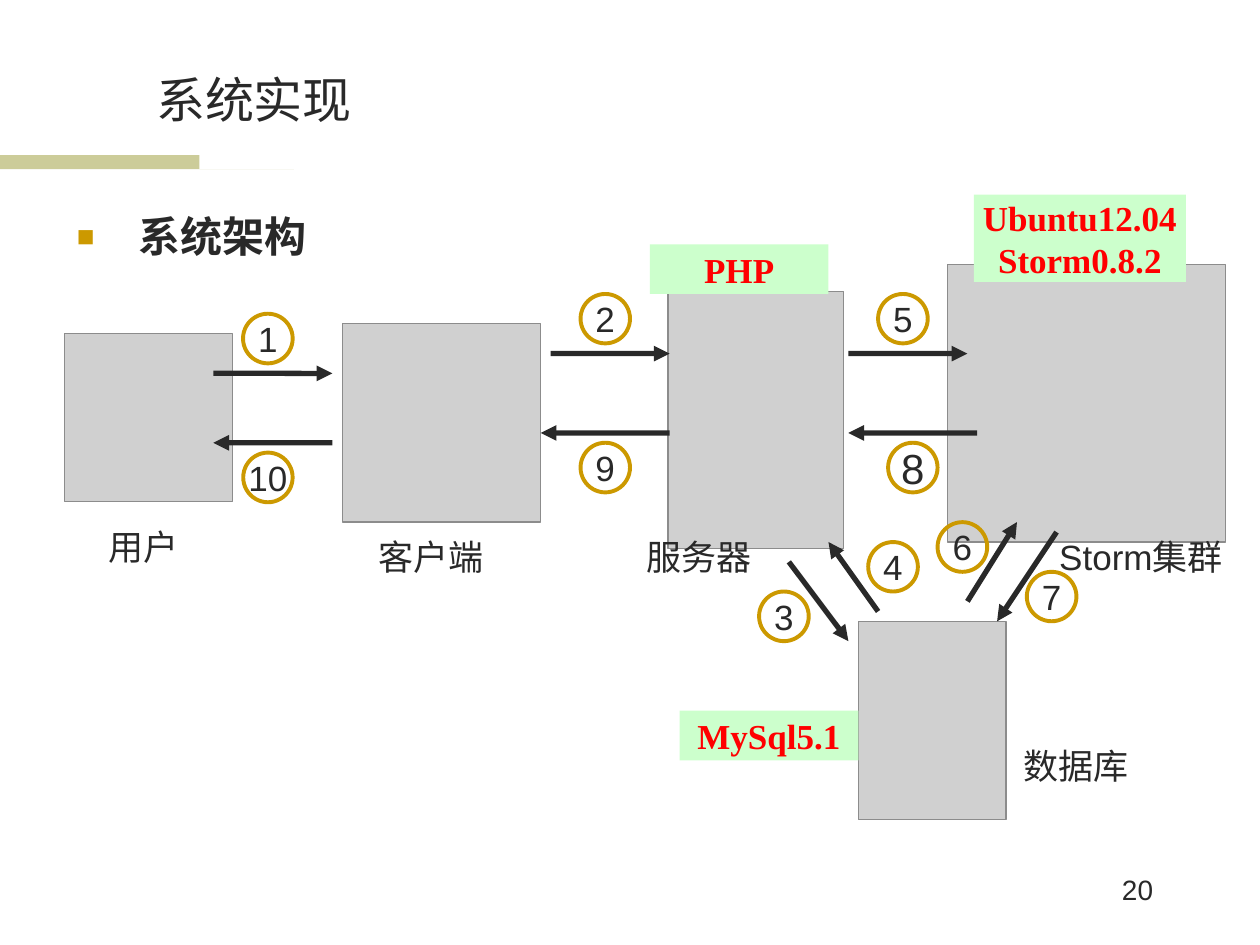
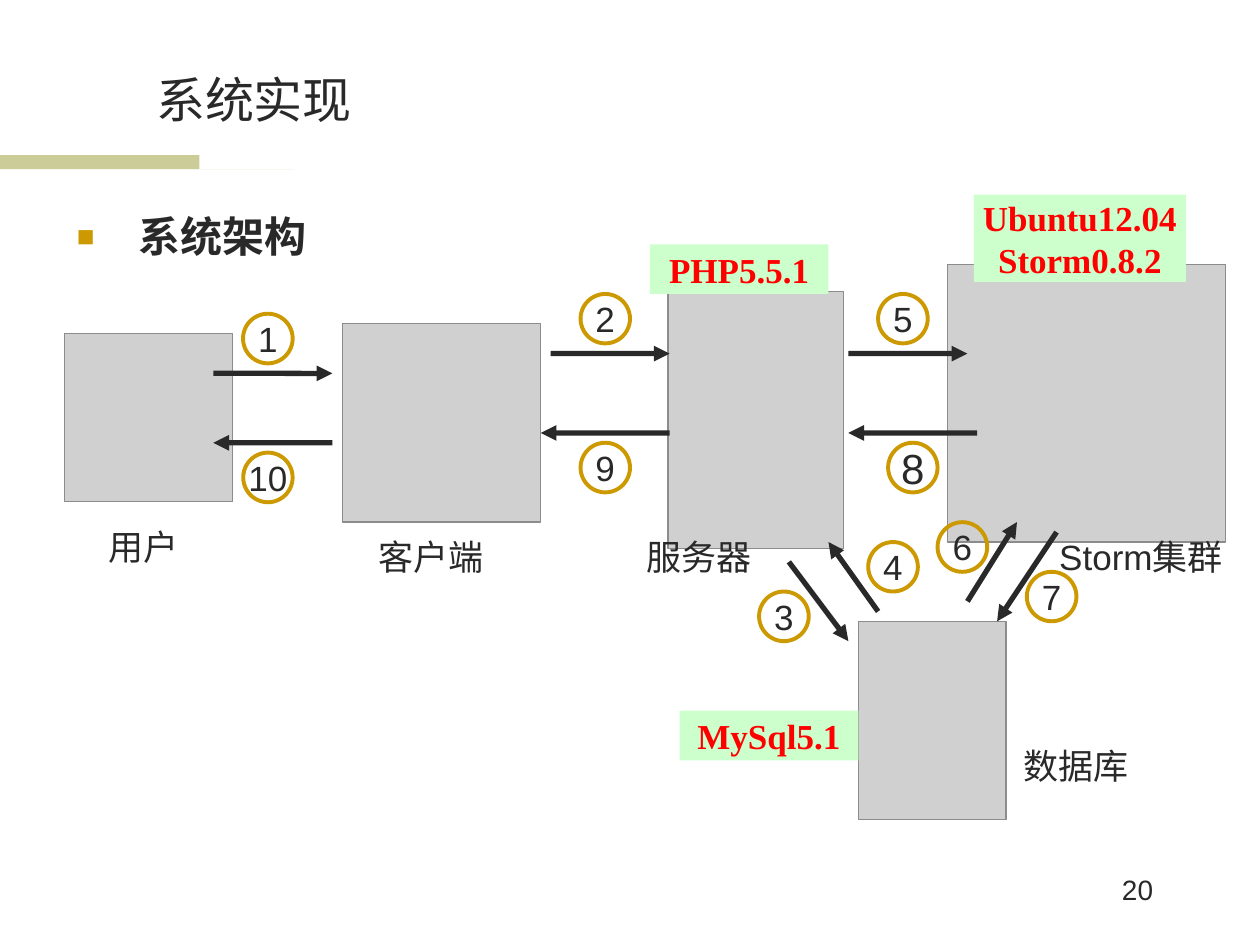
Before and after one commit to wwssttt/NJUThesis, a slide deck: slide 20 of 答辩准备/一种基于时间序列分析的个性化音乐推荐系统及其实现.ppt. Drawn at 1260x945 pixels with LibreOffice and Linux fonts; fonts in the diff are those of the drawing; grey boxes stand for pictures; background and template pictures are left out. Boxes give left, top, right and bottom in pixels: in the first picture for what was removed or moved away, otherwise in the second. Text is boxed around its words. In the diff, an @@ line names an element or a change of style, - is before the commit and + after.

```diff
--- a/答辩准备/一种基于时间序列分析的个性化音乐推荐系统及其实现.ppt
+++ b/答辩准备/一种基于时间序列分析的个性化音乐推荐系统及其实现.ppt
@@ text in rectangle at (x1=669, y1=260, x2=809, y2=284): text changed @@
-PHP
+PHP5.5.1
```
Also in this commit, not shown: 3 other slides changed.
